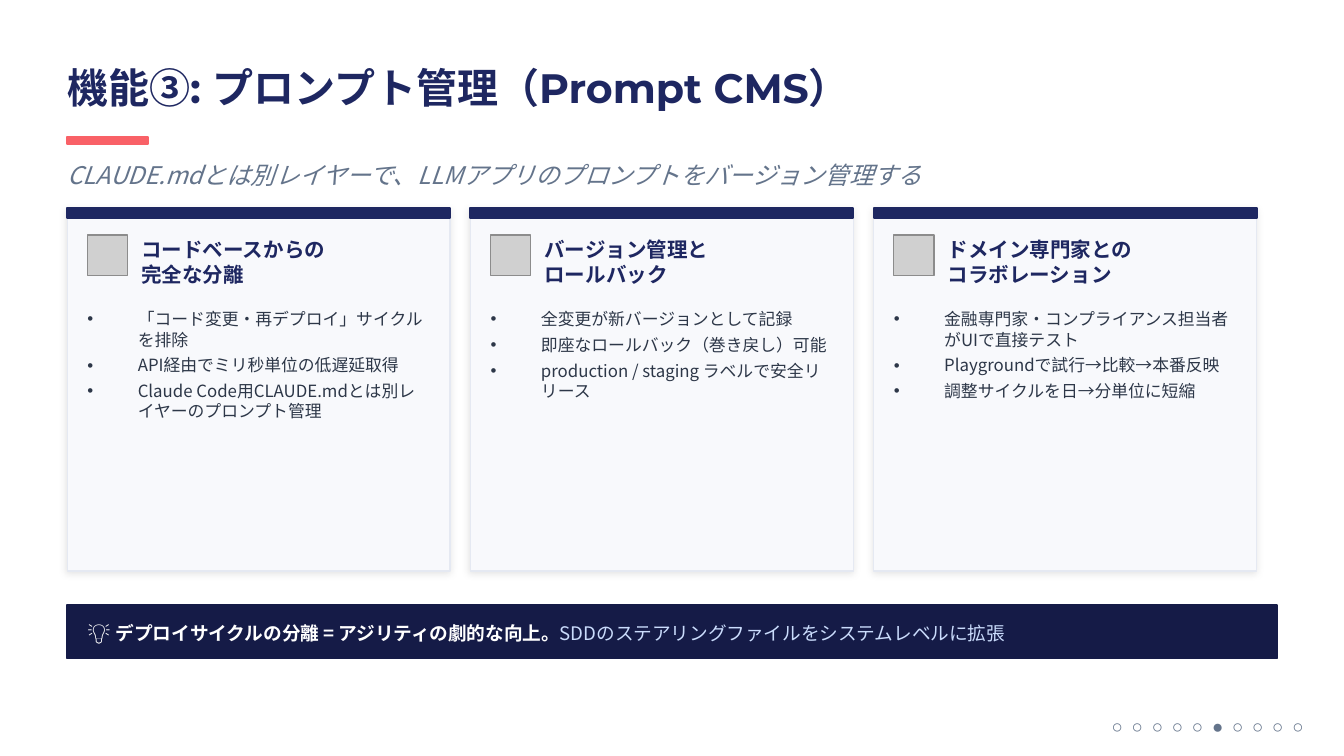
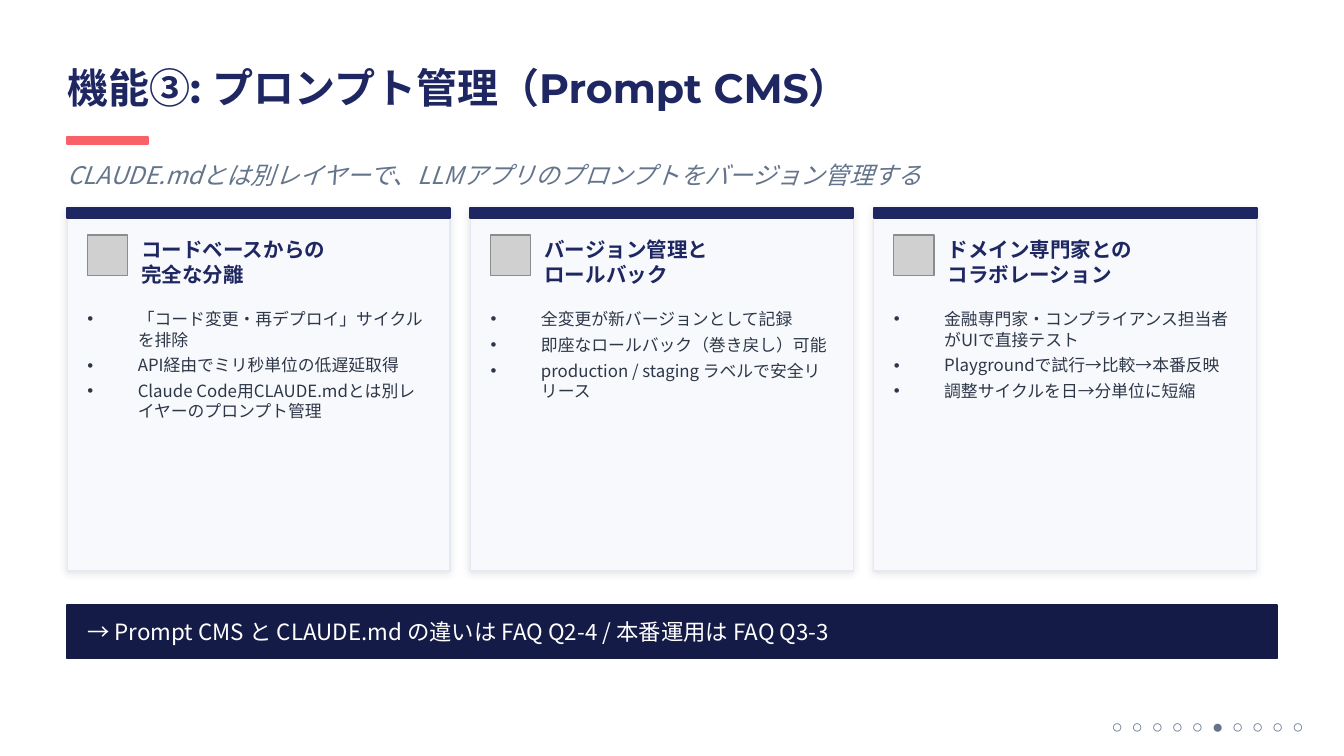
Before and after one commit to ktsuchida11/ClaudeWorkshop, a slide deck: slide 12 of session6/session6_full.pptx (slide 9 before the commit). Drawn at 1344x756 pixels with LibreOffice and Linux fonts; fonts in the diff are those of the drawing; grey boxes stand for pictures. Boxes give left, top, right and bottom in pixels: in the first picture for what was removed or moved away, otherwise in the second. Text is boxed around its words. In the diff, an @@ line names an element or a change of style, - is before the commit and + after.

```diff
--- a/session6/session6_full.pptx
+++ b/session6/session6_full.pptx
@@ text at (115,621,829,645): text changed; size 10 to 12 pt @@
-💡 デプロイサイクルの分離 = アジリティの劇的な向上。SDDのステアリングファイルをシステムレベルに拡張
+→ Prompt CMS と CLAUDE.md の違いは FAQ Q2-4 / 本番運用は FAQ Q3-3
```
Also in this commit, not shown: 5 other slides changed, 3 slides added, 1 other file.
